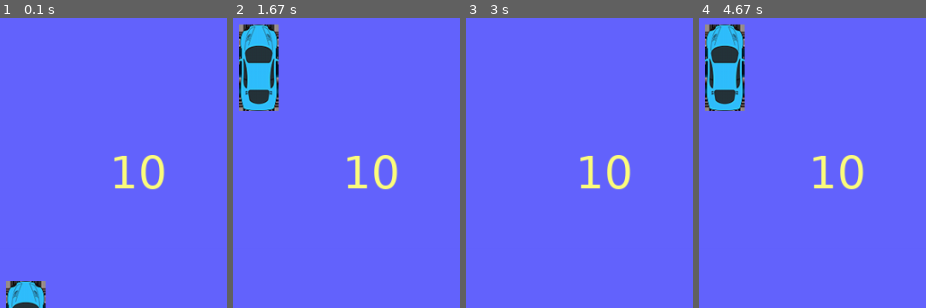
Above: before the commit, frames 1-4 (left to right).
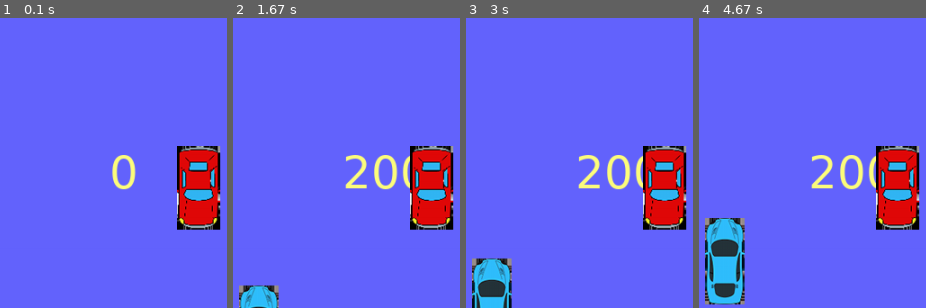
Above: after the commit, the same moments.

Repository: SirNytram/pytutorialtest
Game: pygame game, started from mygame.py
Two runs of this game, one before a commit and one after it. Both use one fixed random seed, a clock stepped at 60 frames per second and the inputs below.
Inputs:
- Up to frame 1 (0.1 s): no input
- Up to frame 2 (1.67 s): no input
- Up to frame 3 (3 s): no input
- Up to frame 4 (4.67 s): no input

The runs differ from the first frame. In frame 1, 8.6% of the frame differs, in the area x 2-98%, y 44-100%; in frame 2, 13%; in frame 3, 9.4%; in frame 4, 17%, in the area x 2-98%, y 2-99%.

Commit message:
better structure

Diff:
--- a/funkinpython.py
+++ b/funkinpython.py
@@ -1,5 +1,5 @@
 # from typing import List
-from pygameapp import GameApp, GameImage, GameFont, GameText
+from gameapp import GameApp, GameImage, GameFont, GameText
 import pygame.key, pygame.surface, pygame.display, pygame.transform
 #from pygame import key
 from pygame.locals import *
--- /dev/null
+++ b/gameapp/__init__.py
@@ -0,0 +1 @@
+from .gameapp import GameApp, GameText, GameFont, GameImage
--- a/mygame.py
+++ b/mygame.py
@@ -1,4 +1,10 @@
-from pygameapp import *
+import pygame
+from gameapp import *
+
+class MyRedCar(GameImage):
+   def __init__(self):
+        super().__init__("images\\redcar.png", (200, 300))
+
 
 class MyGame(GameApp):
     def __init__(self):
@@ -8,10 +14,13 @@
         self.myFont = None
         self.myFontImage = None
         self.myText = None
+        self.redcar = None
+        self.fps = 5
 
 
     def on_start(self):
-        self.imgCar = GameImage('bluecar.png', (10,500))
+        self.imgCar = GameImage('images\\bluecar.png', (10,500))
+        self.redcar = MyRedCar()
         self.myFont = GameFont('Verdana',50)
         self.myText = GameText(self.myFont, 'mart is great', (125, 300), (255, 255, 125))
 
@@ -28,6 +37,7 @@
         self.imgCar.render()
         self.myText.text = str(self.clock.get_time())
         self.myText.render()
+        self.redcar.render()
 
 
     def on_event(self, eventId):
Renamed: pygameapp.py -> gameapp/gameapp.py
Renamed: bluecar.png -> images/bluecar.png
Renamed: left_pressed.png -> images/redcar.png
Binary file removed: left_default.png
Renamed: song.json -> songs/song.json
Renamed: tutorialfile.json -> songs/tutorialfile.json
